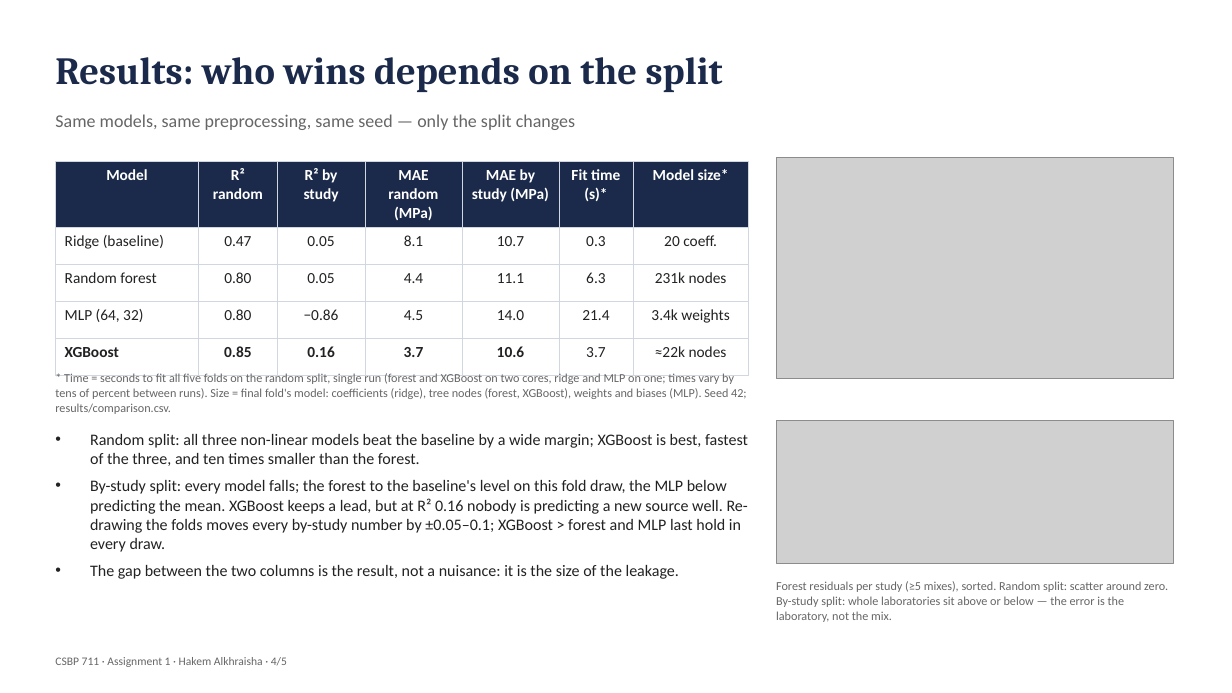
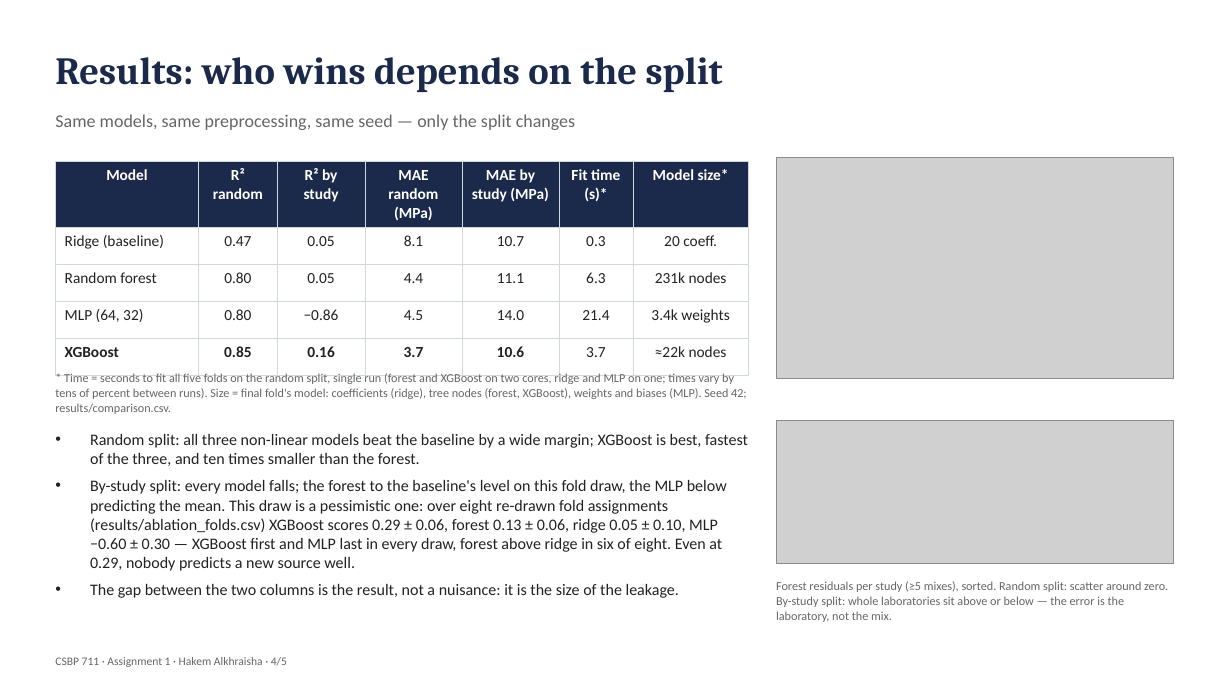
Before and after one commit to Hakem3011/csbp711-gpc, a slide deck: slide 4 of Hakem Alkhraisha_CSBP711_Assignment1_Slides.pptx. Drawn at 1232x693 pixels with LibreOffice and Linux fonts; fonts in the diff are those of the drawing; grey boxes stand for pictures. Boxes give left, top, right and bottom in pixels: in the first picture for what was removed or moved away, otherwise in the second. Text is boxed around its words. In the diff, an @@ line names an element or a change of style, - is before the commit and + after.

Commit message:
Add fold-draw, boosting and overlap audits; sync slides and README

```diff
--- a/Hakem Alkhraisha_CSBP711_Assignment1_Slides.pptx
+++ b/Hakem Alkhraisha_CSBP711_Assignment1_Slides.pptx
@@ text at box(90, 480, 727, 571): text changed @@
-• By-study split: every model falls; the forest to the baseline's level on this fold draw, the MLP below predicting the mean. XGBoost keeps a lead, but at R² 0.16 nobody is predicting a new source well. Re-drawing the folds moves every by-study number by ±0.05–0.1; XGBoost > forest and MLP last hold in every draw.
+• By-study split: every model falls; the forest to the baseline's level on this fold draw, the MLP below predicting the mean. This draw is a pessimistic one: over eight re-drawn fold assignments (results/ablation_folds.csv) XGBoost scores 0.29 ± 0.06, forest 0.13 ± 0.06, ridge 0.05 ± 0.10, MLP −0.60 ± 0.30 — XGBoost first and MLP last in every draw, forest above ridge in six of eight. Even at 0.29, nobody predicts a new source well.
```
Also in this commit, not shown: 3 other slides changed, 8 other files.
